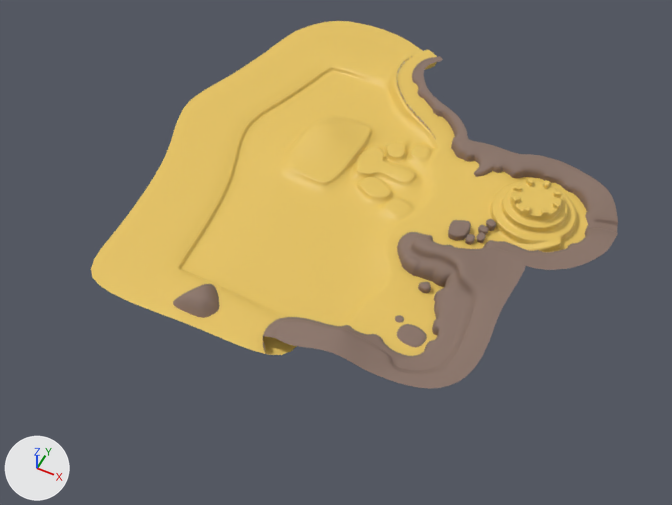
The Blender file assets/beach.blend as it was, and as the next commit left it.
Rendered twice from a 50 mm lens placed at (259.0, -732.0, 822.0), pointed at (-75.0, -64.0, -14.0). Lighting does not change. The marker at lower left points along +X, +Y and +Z.

Names of what the first picture shows: 'visual_sand'.
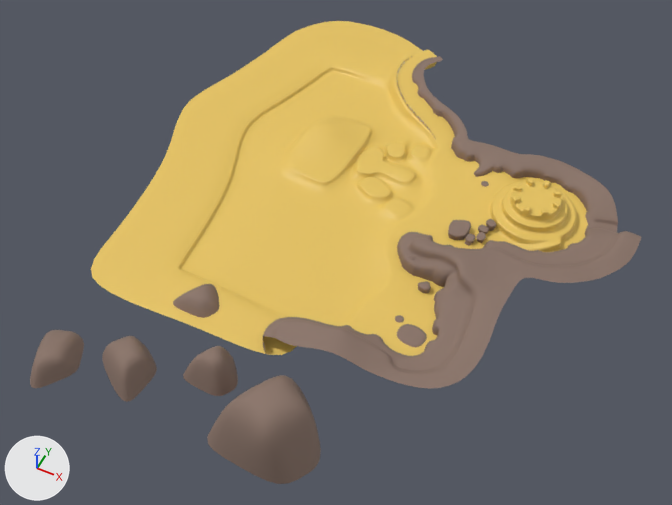
Changed parts and their boxes [x1, y1, x2, y2] in the pictures (672 x 505 px):
'visual_sand', reshaped (16% wider, 26% taller): before [91, 21, 618, 389]; after [30, 21, 641, 484]
part 1 of me_sand, added (brown): after [183, 346, 238, 396]
part 2 of me_sand, added (brown): after [102, 336, 157, 402]
part 3 of me_sand, added (brown): after [207, 375, 321, 484]
part 4 of me_sand, added (brown): after [30, 330, 84, 388]
part 5 of me_sand, built on: before [399, 219, 618, 300]; after [398, 219, 641, 299]

The edits, one by one:
me_sand is used by ob_visual_sand; location (0.0, 0.0, 0.0).
me_sand had 1538 vertices, 1395 faces and spanned x -378.0..221.0, y -247.0..358.0, z -3.0..51.0.
me_sand now has 1714 vertices, 1549 faces and spans x -378.0..248.0, y -396.0..358.0, z -19.0..60.0.
me_sand part 1: the loose piece of 17 vertices spanning x -208.0..-139.0, y -238.0..-176.0, z 2.0..22.0 is copied, and the copy is scaled about its middle by (1, 1, 1.99), then moved by (64.0, -75.0, 10.0); it spans x -143.0..-75.0, y -313.0..-251.0, z 2.0..42.0.
me_sand part 2: a new loose piece of 17 vertices spanning x -238.0..-160.0, y -365.0..-283.0, z 2.0..42.0, in mat_cliff (brown #897367).
me_sand part 3: a new loose piece of 17 vertices spanning x -97.0..41.0, y -367.0..-241.0, z -19.0..60.0, in mat_cliff (brown #897367).
me_sand part 4: a new loose piece of 17 vertices spanning x -307.0..-236.0, y -396.0..-307.0, z 2.0..32.0, in mat_cliff (brown #897367).
Part 5, on me_sand:
3 vertices are removed from x 31.0..70.0, y -65.0..-2.0, z 5.0..28.0.
70 faces are deleted.
26 vertices in x 39.0..85.0, y -5.0..32.0, z 4.0..5.0 move by (0.0, 0.0, 4.0).
12 vertices in x 39.0..81.0, y 11.0..28.0, z 5.0..12.0 move by (0.0, 0.0, 5.0).
6 vertices in x 64.0..72.0, y -3.0..7.0, z 5.0 move by (0.0, 0.0, 6.0).
4 vertices in x 200.0..221.0, y 15.0..69.0, z 25.0 move by (0.0, 0.0, -3.0).
3 vertices in x 61.0..83.0, y 1.0..38.0, z 5.0..12.0 move by (0.0, -1.0, 4.0).
27 vertices move from x 4.0..221.0, y -69.0..88.0, z 5.0..40.0 to x 0.0..221.0, y -71.0..88.0, z 9.0..40.0.
85 vertices are added at x -2.0..248.0, y -95.0..90.0, z 10.0..41.0.
9 new vertices lie (0.0, 0.0, -4.0) away from vertices in x 63.0..90.0, y 3.0..42.0, z 18.0..20.0.
162 new faces join them, mat_cliff (brown #897367), smooth.
2 new faces join them, mat_sand (yellow #e7c45f).
